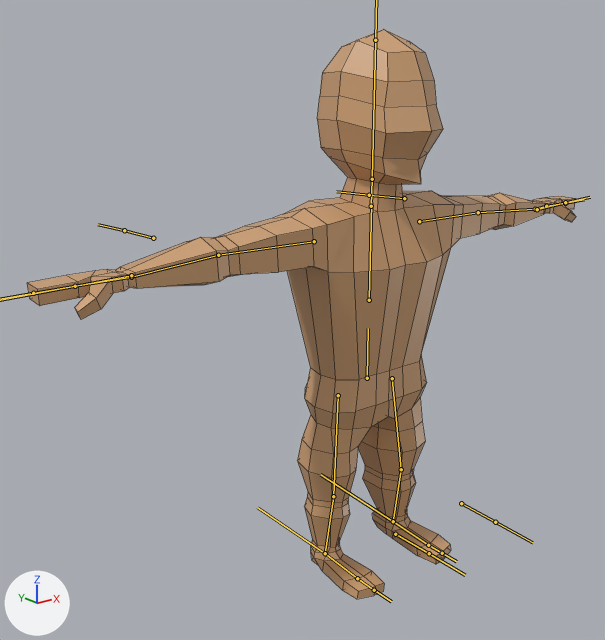
An edit to the FBX model Playground/Assets/person.fbx, drawn before and after from the same camera.
Rendered twice from a 50 mm camera at (-6.67, -7.06, 6.2) aimed at (-0.75, 0.35, 3.24). Every picture has the same lights, and +X, +Y and +Z are marked at lower left. The bones that bend it are drawn over the model as lines. Mesh edges are drawn as thin lines.

In view in the first picture: 'Person'.
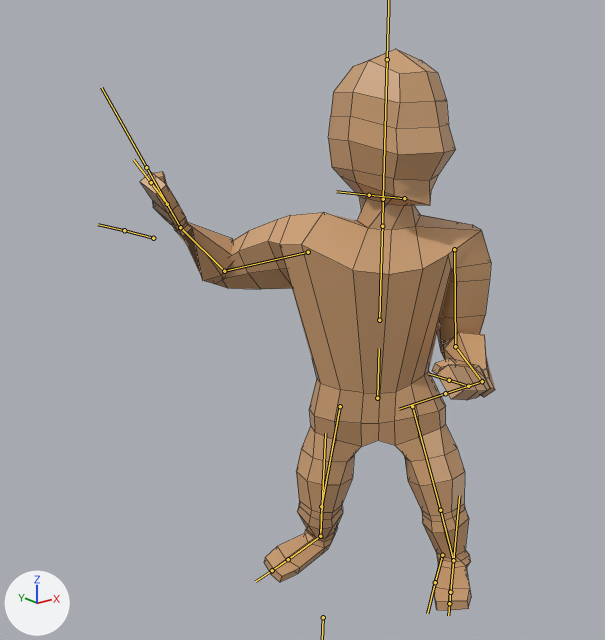
The newer file adds an action. The first version stands in its rest pose; the second is drawn at frame 1 of the action 'Armature|Chopping'.

Pixel boxes (x1, y1, x2, y2) of what changed, in the pictures (605 x 640 px):
'Person', posed (35% narrower)
    before: (27, 29, 576, 599)
    after: (140, 49, 495, 611)
bone 'Hip', root to tip
    before: (367, 378) to (368, 328)
    after: (377, 398) to (379, 348)
bone 'Head', root to tip
    before: (372, 179) to (375, 40)
    after: (383, 199) to (387, 59)
bone 'Bicep.L', root to tip
    before: (419, 221) to (478, 212)
    after: (454, 249) to (455, 346)
bone 'Forearm.L', root to tip
    before: (478, 212) to (535, 209)
    after: (455, 346) to (482, 381)
bone 'Hand.L', root to tip
    before: (535, 209) to (546, 206)
    after: (482, 381) to (468, 386)
bone 'Bicep.R', root to tip
    before: (314, 241) to (218, 255)
    after: (308, 252) to (224, 271)
bone 'Forearm.R', root to tip
    before: (218, 255) to (131, 277)
    after: (224, 271) to (180, 227)
bone 'Hand.R', root to tip
    before: (131, 277) to (75, 286)
    after: (180, 227) to (167, 204)
bone 'Thigh.L', root to tip
    before: (392, 378) to (401, 469)
    after: (412, 406) to (440, 510)
bone 'Calf.L', root to tip
    before: (401, 469) to (393, 521)
    after: (440, 510) to (453, 560)
bone 'Foot.L', root to tip
    before: (393, 521) to (428, 545)
    after: (453, 560) to (450, 592)
bone 'Thigh.R', root to tip
    before: (338, 395) to (333, 496)
    after: (340, 406) to (321, 506)
bone 'Calf.R', root to tip
    before: (333, 496) to (325, 553)
    after: (321, 506) to (320, 536)
bone 'Foot.R', root to tip
    before: (325, 553) to (357, 578)
    after: (320, 536) to (288, 559)
bone 'FootController.L', root to tip
    before: (393, 521) to (320, 474)
    after: (453, 560) to (459, 495)
bone 'HandController.L', root to tip
    before: (537, 209) to (565, 202)
    after: (482, 381) to (445, 393)

The change in detail:
Bone 'Hip' (bone_hip) moves from (0.0, 0.0, 0.0) to (0.0, -0.2, 0.19).
Bone 'Hip' (bone_hip) turns from (0, 0, 0) to (0, -38, 0) degrees about its own x, y and z.
Bone 'Head' (bone_head) turns from (0, 0, 0) to (0, 37, 0) degrees about its own x, y and z.
Bone 'Bicep.L' (bone_bicep_l) turns from (0, 0, 0) to (-87, -3, 13) degrees about its own x, y and z.
Bone 'Forearm.L' (bone_forearm_l) turns from (0, 0, 0) to (-13, -10, -74) degrees about its own x, y and z.
Bone 'Hand.L' (bone_hand_l) turns from (0, 0, 0) to (-48, 33, -59) degrees about its own x, y and z.
Bone 'Bicep.R' (bone_bicep_r) turns from (0, 0, 0) to (-33, 56, -54) degrees about its own x, y and z.
Bone 'Forearm.R' (bone_forearm_r) turns from (0, 0, 0) to (-26, 22, 79) degrees about its own x, y and z.
Bone 'Hand.R' (bone_hand_r) turns from (0, 0, 0) to (21, 123, 48) degrees about its own x, y and z.
Bone 'Thigh.L' (bone_thigh_l) turns from (0, 0, 0) to (-16, 14, -15) degrees about its own x, y and z.
Bone 'Calf.L' (bone_calf_l) turns from (0, 0, 0) to (17, -1, 5) degrees about its own x, y and z.
Bone 'Foot.L' (bone_foot_l) turns from (0, 0, 0) to (7, -10, -1) degrees about its own x, y and z.
Bone 'Thigh.R' (bone_thigh_r) turns from (0, 0, 0) to (-5, 0, 6) degrees about its own x, y and z.
Bone 'Calf.R' (bone_calf_r) turns from (0, 0, 0) to (31, 2, -9) degrees about its own x, y and z.
Bone 'Foot.R' (bone_foot_r) turns from (0, 0, 0) to (17, 5, -41) degrees about its own x, y and z.
Bone 'FootController.L' (bone_footcontroller_l) moves from (0.0, 0.0, 0.0) to (-0.04, -1.1, 0.04).
Bone 'FootController.L' (bone_footcontroller_l) turns from (0, 0, 0) to (2, -4, -54) degrees about its own x, y and z.
Bone 'HandController.R' (bone_handcontroller_r) moves from (0.0, 0.0, 0.0) to (1.23, -1.12, 0.14).
Bone 'HandController.R' (bone_handcontroller_r) turns from (0, 0, 0) to (-46, 150, 22) degrees about its own x, y and z.
Bone 'HandController.L' (bone_handcontroller_l) moves from (0.0, 0.0, 0.0) to (0.79, -3.27, -1.5).
Bone 'HandController.L' (bone_handcontroller_l) turns from (0, 0, 0) to (15, -51, 174) degrees about its own x, y and z.
